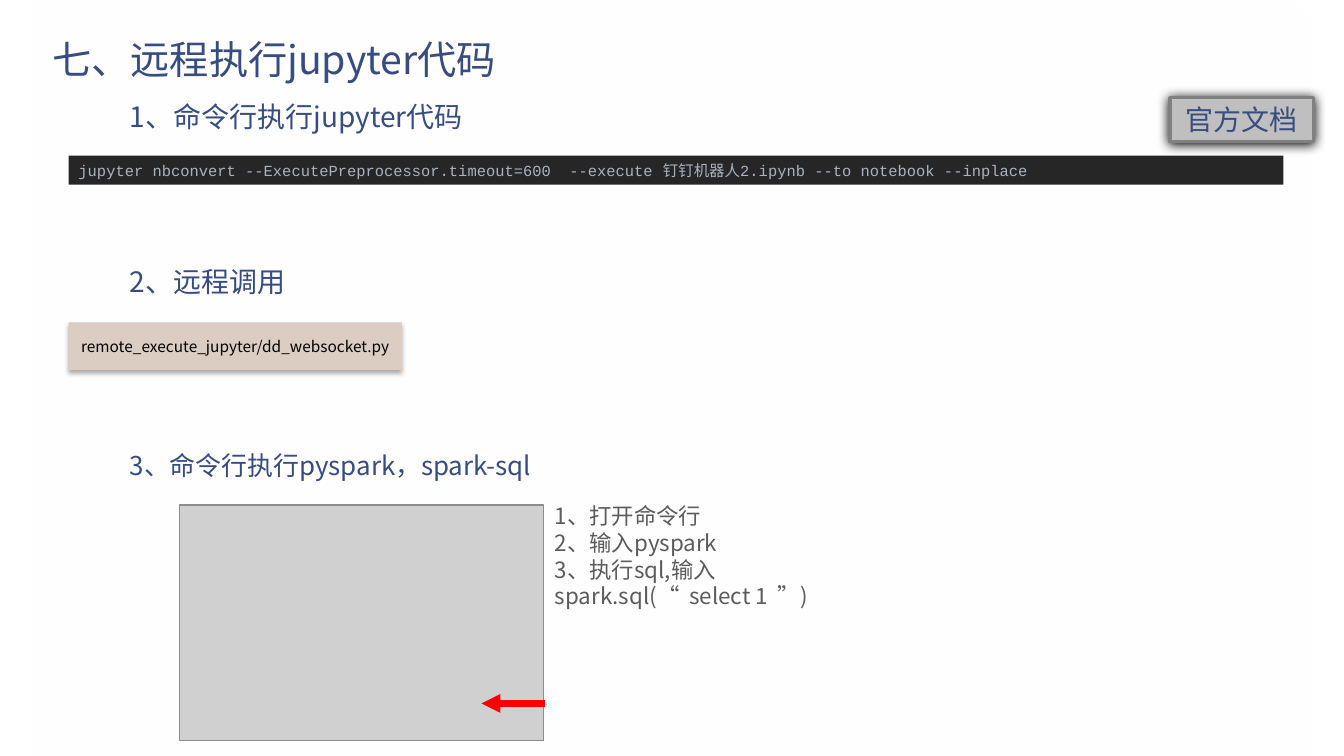
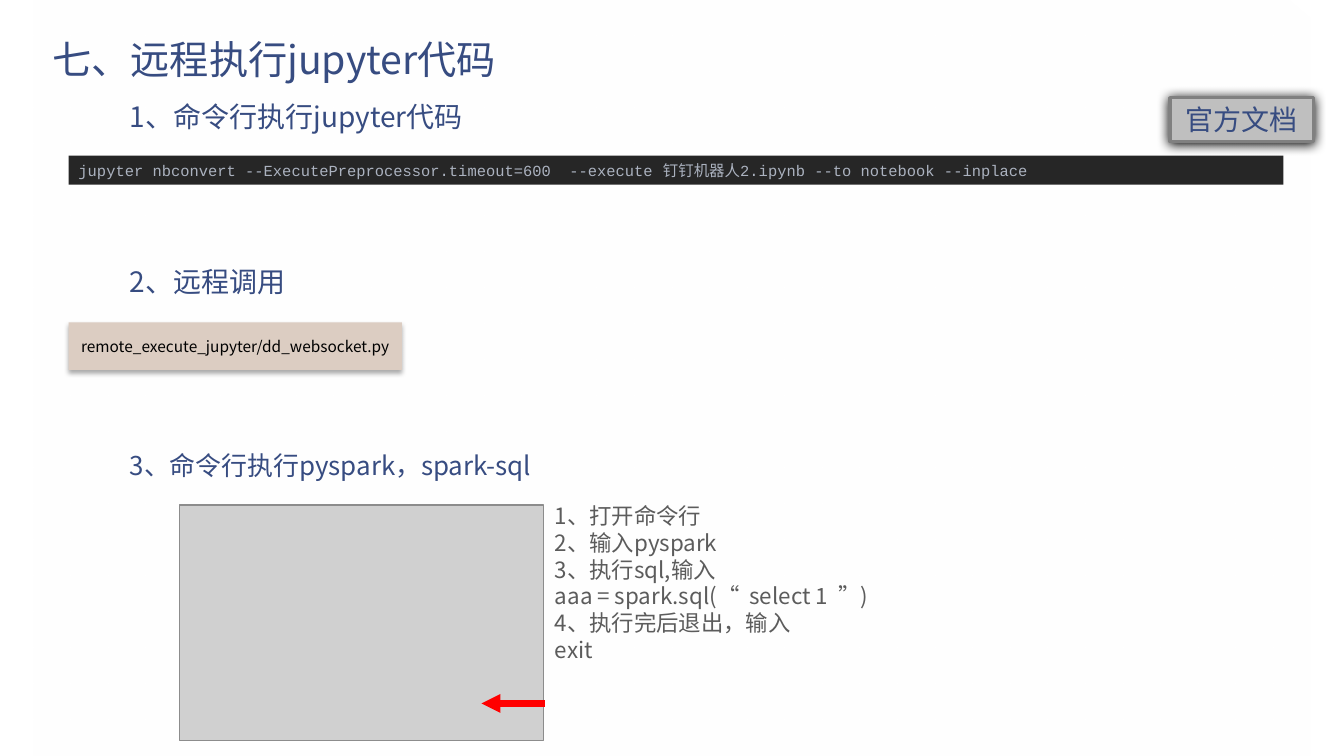
Before and after one commit to e271828182/dd_talk, a slide deck: slide 21 of 钉钉机器人.pptx. Drawn at 1344x756 pixels with LibreOffice and Linux fonts; fonts in the diff are those of the drawing; grey boxes stand for pictures; background and template pictures are left out. Boxes give left, top, right and bottom in pixels: in the first picture for what was removed or moved away, otherwise in the second. Text is boxed around its words. In the diff, an @@ line names an element or a change of style, - is before the commit and + after.

```diff
--- a/钉钉机器人.pptx
+++ b/钉钉机器人.pptx
@@ text at [555,582,828,658]: text changed @@
-spark.sql(“ select 1 ”)
+aaa = spark.sql(“ select 1 ”)
+4、执行完后退出，输入
+exit
```
